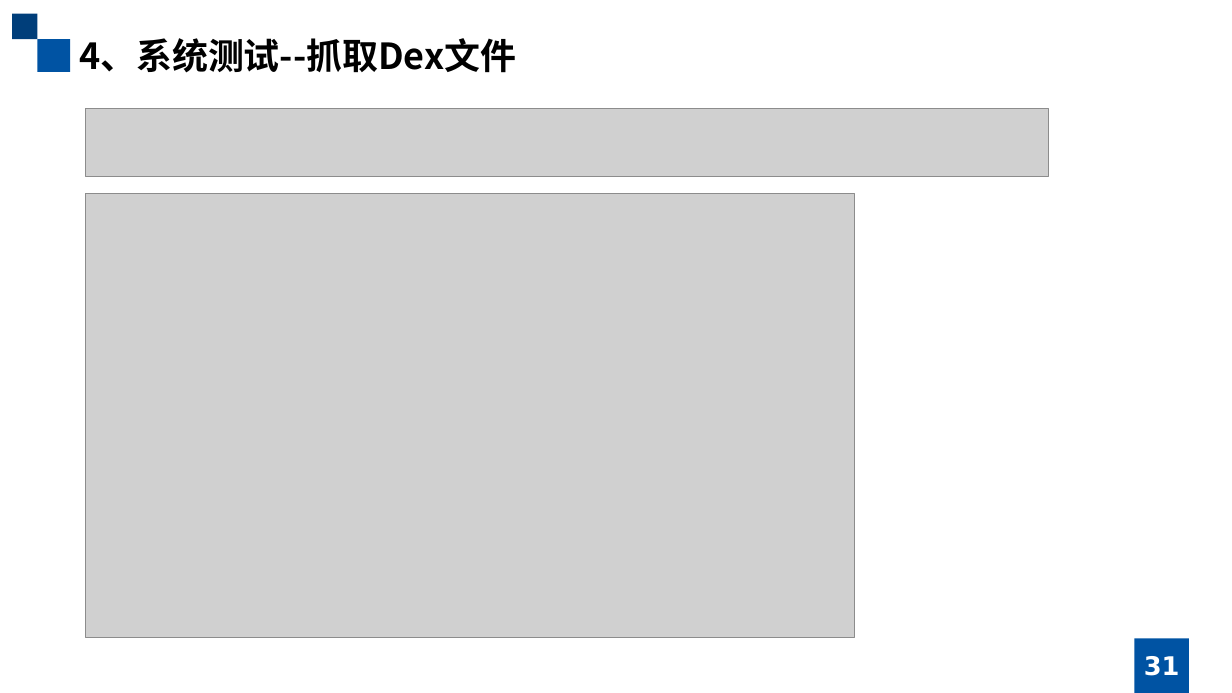
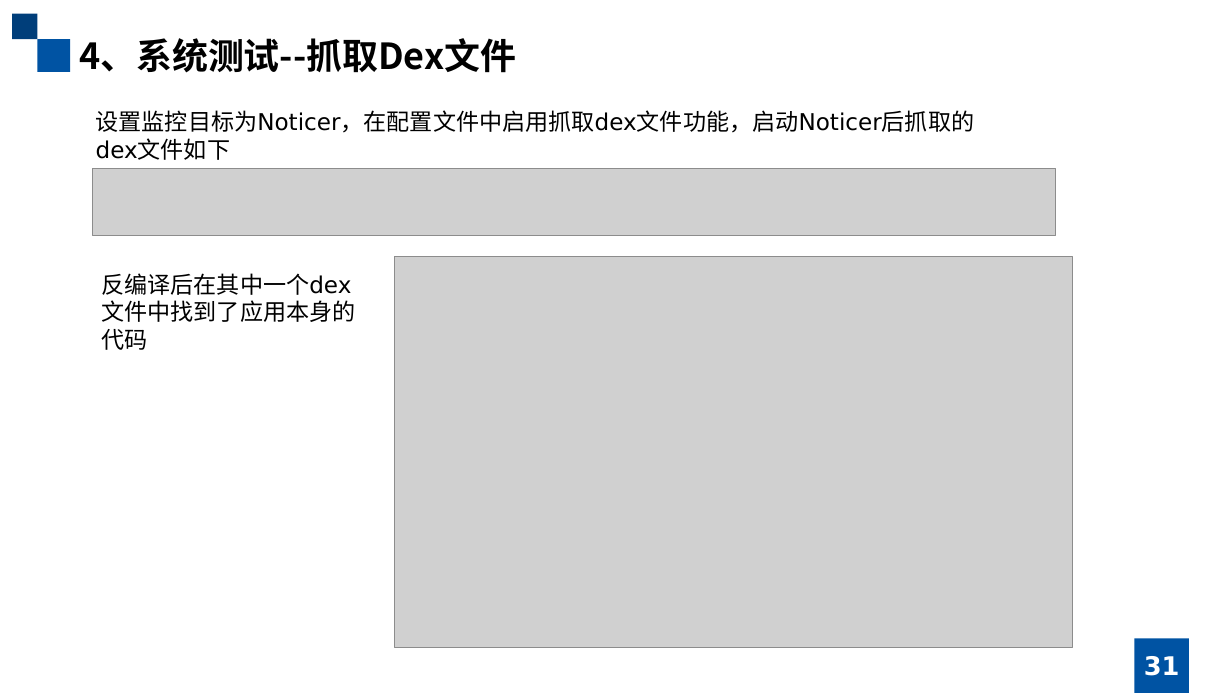
Before and after one commit to january147/Graduation_Project, a slide deck: slide 31 of ppt/移动应用的动态行为捕获.pptx. Drawn at 1232x693 pixels with LibreOffice and Linux fonts; fonts in the diff are those of the drawing; grey boxes stand for pictures. Boxes give left, top, right and bottom in pixels: in the first picture for what was removed or moved away, otherwise in the second. Text is boxed around its words. In the diff, an @@ line names an element or a change of style, - is before the commit and + after.

```diff
--- a/ppt/移动应用的动态行为捕获.pptx
+++ b/ppt/移动应用的动态行为捕获.pptx
@@ text added at (96,110,975,133), 18 pt, text #000000 @@
+设置监控目标为Noticer，在配置文件中启用抓取dex文件功能，启动Noticer后抓取的dex文件如下
@@ picture: place and size @@
-picture at (86,109,1050,177)
+picture at (92,168,1056,236)
@@ picture: place and size @@
-picture at (86,193,855,637)
+picture at (395,257,1072,648)
@@ text added at (101,273,351,350), 18 pt, text #000000 @@
+反编译后在其中一个dex文件中找到了应用本身的
+代码
```
Also in this commit, not shown: 16 other slides changed, 1 other file.
